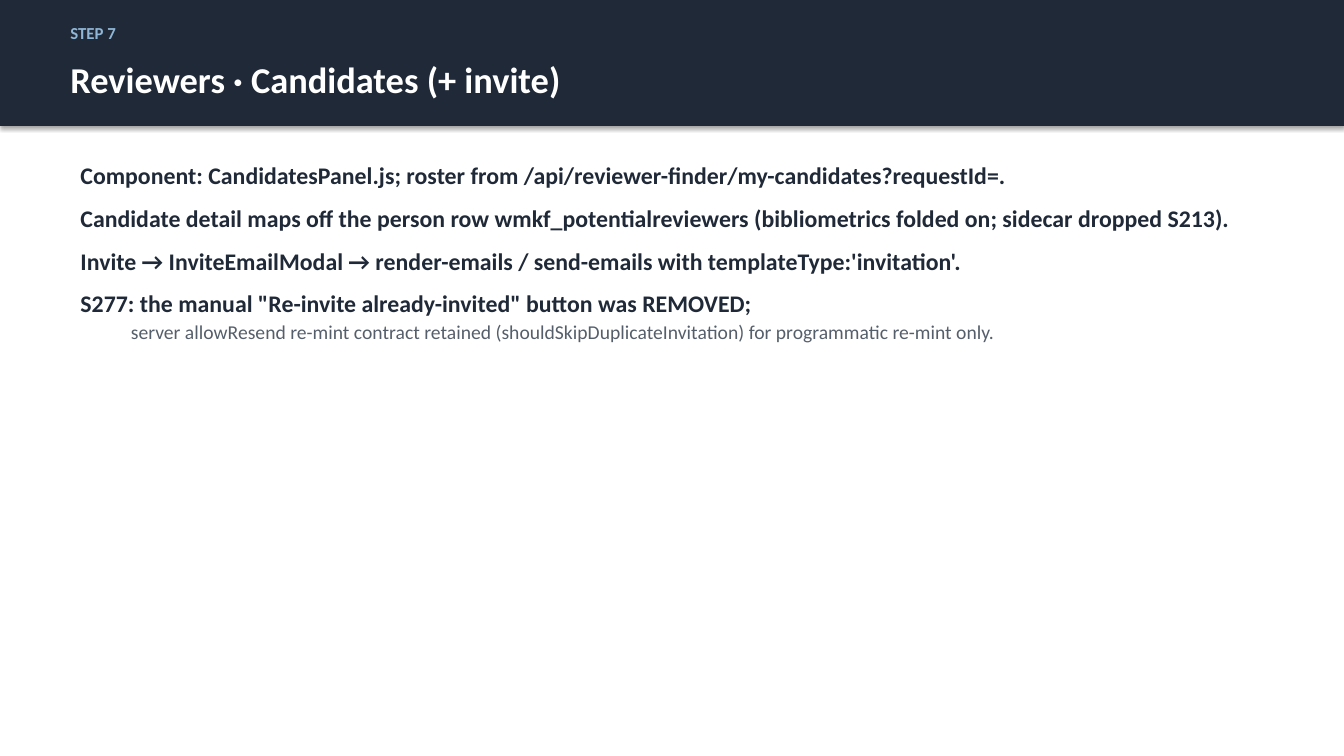
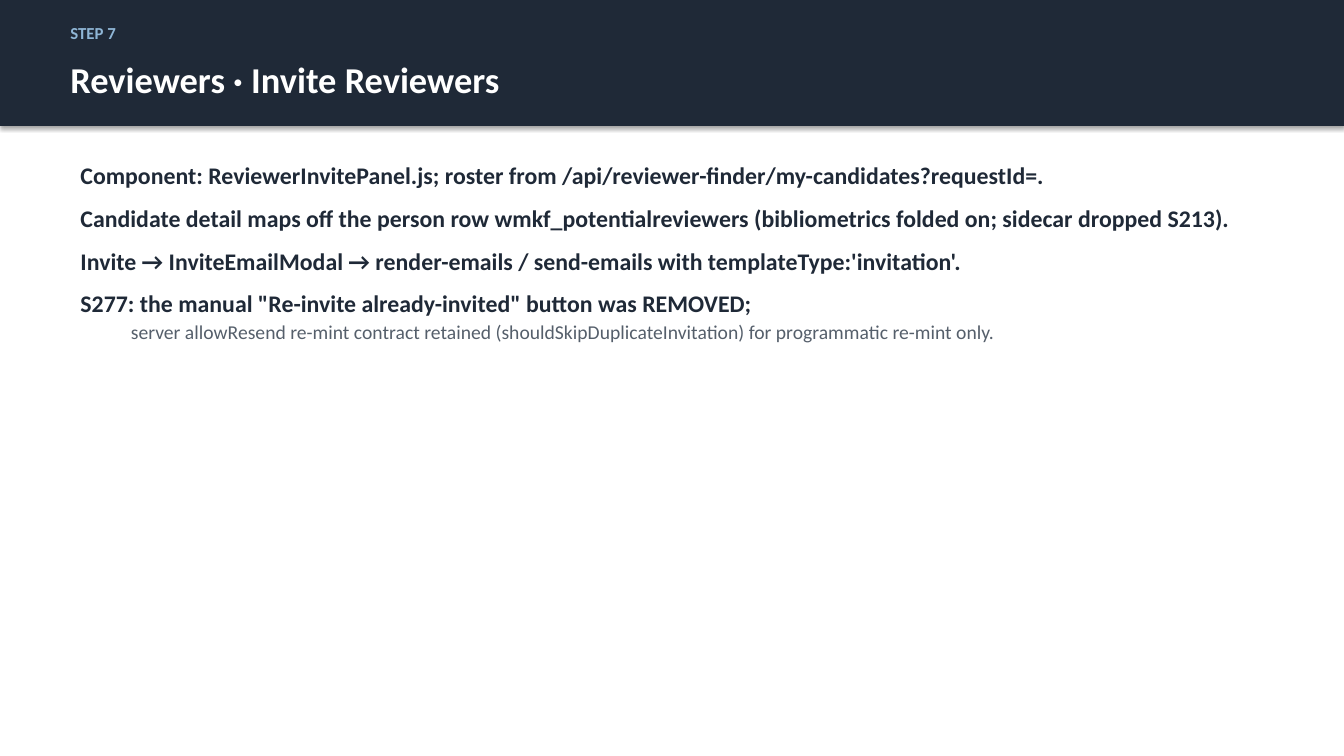
Before and after one commit to justingallivan/wmkf-research-apps, a slide deck: slide 14 of docs/onboarding/Workbench_Onboarding_Technical.pptx. Drawn at 1344x756 pixels with LibreOffice and Linux fonts; fonts in the diff are those of the drawing. Boxes give left, top, right and bottom in pixels: in the first picture for what was removed or moved away, otherwise in the second. Text is boxed around its words. In the diff, an @@ line names an element or a change of style, - is before the commit and + after.

```diff
--- a/docs/onboarding/Workbench_Onboarding_Technical.pptx
+++ b/docs/onboarding/Workbench_Onboarding_Technical.pptx
@@ text at bbox=[70, 67, 500, 94]: text changed @@
-Reviewers · Candidates (+ invite)
+Reviewers · Invite Reviewers
@@ text at bbox=[80, 167, 1043, 188]: text changed @@
-Component: CandidatesPanel.js; roster from /api/reviewer-finder/my-candidates?requestId=.
+Component: ReviewerInvitePanel.js; roster from /api/reviewer-finder/my-candidates?requestId=.
```
Also in this commit, not shown: 6 other slides changed, 3 other files.
